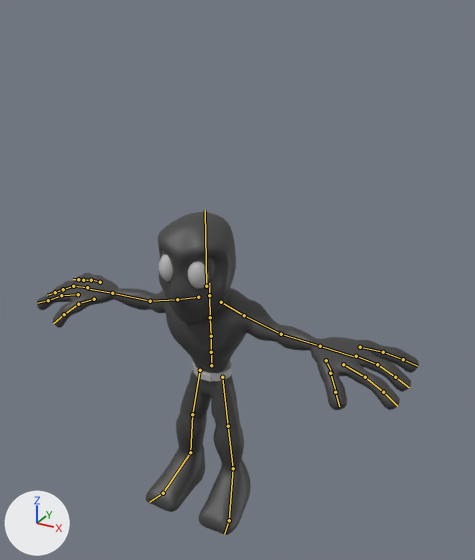
The FBX model Assets/Art/Assets/Player/personaje Elementos.fbx as it was, and as the next commit left it.
Camera for both pictures: a 50 mm lens placed at (0.0592, -0.0978, 0.0676), pointed at (0.0049, 0.0008, 0.0183). The axes (+X, +Y, +Z) are drawn at lower left. The lights are the same throughout. The older version comes first. The bones that change, and the others that lie on the model, are drawn over the model as lines.

Objects in the first picture: 'Cinturon', 'Cuerpo', 'pSphere1', 'pSphere2'.
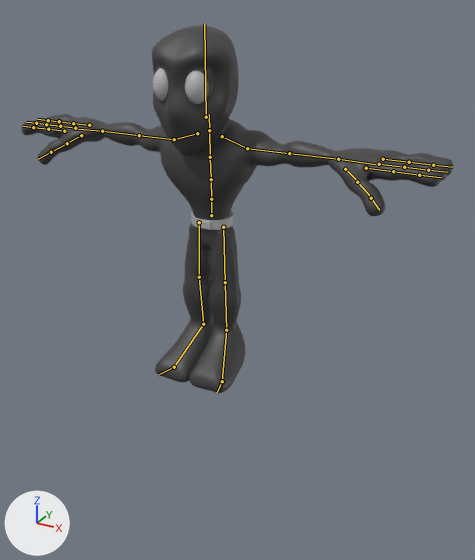
The newer file adds an action. The first version stands in its rest pose; the second is drawn at frame 1 of the action 'Take 001'.

The change in detail:
Bone 'mixamorig:Hips' (bone_mixamorig_hips) moves from (0.0, 0.0, 0.0) to (0.0, 3.1, -0.1).
Bone 'mixamorig:LeftShoulder' (bone_mixamorig_leftshoulder) turns from (0, 0, 0) to (-1, 0, 0) degrees about its own x, y and z.
Bone 'mixamorig:LeftArm' (bone_mixamorig_leftarm) turns from (0, 0, 0) to (-16, 0, 5) degrees about its own x, y and z.
Bone 'mixamorig:LeftForeArm' (bone_mixamorig_leftforearm) turns from (0, 0, 0) to (0, 0, -27) degrees about its own x, y and z.
Bone 'mixamorig:LeftHand' (bone_mixamorig_lefthand) turns from (0, 0, 0) to (-5, 0, 11) degrees about its own x, y and z.
Bone 'mixamorig:LeftHandThumb1' (bone_mixamorig_lefthandthumb1) turns from (0, 0, 0) to (18, 5, -21) degrees about its own x, y and z.
Bone 'mixamorig:LeftHandThumb2' (bone_mixamorig_lefthandthumb2) turns from (0, 0, 0) to (-21, 0, 3) degrees about its own x, y and z.
Bone 'mixamorig:LeftHandThumb3' (bone_mixamorig_lefthandthumb3) turns from (0, 0, 0) to (0, 0, 8) degrees about its own x, y and z.
Bone 'mixamorig:LeftHandIndex1' (bone_mixamorig_lefthandindex1) turns from (0, 0, 0) to (-9, -1, -10) degrees about its own x, y and z.
Bone 'mixamorig:LeftHandIndex2' (bone_mixamorig_lefthandindex2) turns from (0, 0, 0) to (-12, 0, 0) degrees about its own x, y and z.
Bone 'mixamorig:LeftHandMiddle1' (bone_mixamorig_lefthandmiddle1) turns from (0, 0, 0) to (-5, 0, -1) degrees about its own x, y and z.
Bone 'mixamorig:LeftHandMiddle2' (bone_mixamorig_lefthandmiddle2) turns from (0, 0, 0) to (-19, 0, 0) degrees about its own x, y and z.
Bone 'mixamorig:LeftHandRing1' (bone_mixamorig_lefthandring1) turns from (0, 0, 0) to (-8, 1, 21) degrees about its own x, y and z.
Bone 'mixamorig:LeftHandRing2' (bone_mixamorig_lefthandring2) turns from (0, 0, 0) to (-10, 0, 1) degrees about its own x, y and z.
Bone 'mixamorig:RightShoulder' (bone_mixamorig_rightshoulder) turns from (0, 0, 0) to (-1, 0, 0) degrees about its own x, y and z.
Bone 'mixamorig:RightArm' (bone_mixamorig_rightarm) turns from (0, 0, 0) to (-16, -1, -6) degrees about its own x, y and z.
Bone 'mixamorig:RightForeArm' (bone_mixamorig_rightforearm) turns from (0, 0, 0) to (0, 0, 27) degrees about its own x, y and z.
Bone 'mixamorig:RightHand' (bone_mixamorig_righthand) turns from (0, 0, 0) to (-5, 0, -9) degrees about its own x, y and z.
Bone 'mixamorig:RightHandThumb1' (bone_mixamorig_righthandthumb1) turns from (0, 0, 0) to (18, -5, 21) degrees about its own x, y and z.
Bone 'mixamorig:RightHandThumb2' (bone_mixamorig_righthandthumb2) turns from (0, 0, 0) to (-20, 0, -4) degrees about its own x, y and z.
Bone 'mixamorig:RightHandThumb3' (bone_mixamorig_righthandthumb3) turns from (0, 0, 0) to (-8, -2, -8) degrees about its own x, y and z.
Bone 'mixamorig:RightHandIndex1' (bone_mixamorig_righthandindex1) turns from (0, 0, 0) to (-10, 1, 10) degrees about its own x, y and z.
Bone 'mixamorig:RightHandIndex2' (bone_mixamorig_righthandindex2) turns from (0, 0, 0) to (-13, 0, 1) degrees about its own x, y and z.
Bone 'mixamorig:RightHandMiddle1' (bone_mixamorig_righthandmiddle1) turns from (0, 0, 0) to (-6, 0, -1) degrees about its own x, y and z.
Bone 'mixamorig:RightHandMiddle2' (bone_mixamorig_righthandmiddle2) turns from (0, 0, 0) to (-18, 0, 0) degrees about its own x, y and z.
Bone 'mixamorig:RightHandRing1' (bone_mixamorig_righthandring1) turns from (0, 0, 0) to (-9, -2, -21) degrees about its own x, y and z.
Bone 'mixamorig:RightHandRing2' (bone_mixamorig_righthandring2) turns from (0, 0, 0) to (-9, 0, -1) degrees about its own x, y and z.
Bone 'mixamorig:LeftUpLeg' (bone_mixamorig_leftupleg) turns from (0, 0, 0) to (-4, 0, -7) degrees about its own x, y and z.
Bone 'mixamorig:LeftFoot' (bone_mixamorig_leftfoot) turns from (0, 0, 0) to (6, 4, 5) degrees about its own x, y and z.
Bone 'mixamorig:RightUpLeg' (bone_mixamorig_rightupleg) turns from (0, 0, 0) to (-4, 0, 7) degrees about its own x, y and z.
Bone 'mixamorig:RightFoot' (bone_mixamorig_rightfoot) turns from (0, 0, 0) to (6, -4, -5) degrees about its own x, y and z.

What differs and where, as boxes (x1, y1, x2, y2) in the pictures (475 x 560 px):
'Cuerpo', posed (13% wider, 14% taller)
    before: (37, 212, 419, 535)
    after: (22, 25, 453, 393)
'pSphere2', posed (9% wider, 25% taller)
    before: (188, 261, 209, 288)
    after: (185, 70, 208, 104)
'Cinturon', posed (10% wider, 9% shorter)
    before: (193, 361, 232, 382)
    after: (191, 211, 234, 230)
'pSphere1', posed (7% wider, 26% taller)
    before: (159, 255, 173, 281)
    after: (153, 68, 168, 101)
bone 'mixamorig:Hips', root to tip
    before: (211, 365) to (211, 351)
    after: (211, 215) to (211, 199)
bone 'mixamorig:LeftShoulder', root to tip
    before: (221, 302) to (244, 315)
    after: (222, 136) to (247, 148)
bone 'mixamorig:LeftArm', root to tip
    before: (244, 315) to (281, 334)
    after: (247, 148) to (289, 153)
bone 'mixamorig:LeftForeArm', root to tip
    before: (281, 334) to (320, 346)
    after: (289, 153) to (338, 159)
bone 'mixamorig:LeftHand', root to tip
    before: (320, 346) to (353, 356)
    after: (338, 159) to (375, 164)
bone 'mixamorig:LeftHandThumb1', root to tip
    before: (326, 360) to (332, 373)
    after: (345, 169) to (358, 182)
bone 'mixamorig:LeftHandThumb2', root to tip
    before: (330, 373) to (336, 392)
    after: (357, 182) to (371, 197)
bone 'mixamorig:LeftHandThumb3', root to tip
    before: (335, 392) to (339, 406)
    after: (371, 198) to (379, 210)
bone 'mixamorig:LeftHandIndex1', root to tip
    before: (343, 364) to (365, 377)
    after: (366, 168) to (393, 171)
bone 'mixamorig:LeftHandIndex2', root to tip
    before: (365, 377) to (383, 392)
    after: (393, 171) to (419, 175)
bone 'mixamorig:LeftHandMiddle1', root to tip
    before: (356, 356) to (377, 364)
    after: (379, 164) to (404, 167)
bone 'mixamorig:LeftHandMiddle2', root to tip
    before: (377, 364) to (395, 377)
    after: (404, 167) to (428, 170)
bone 'mixamorig:LeftHandRing1', root to tip
    before: (360, 347) to (383, 352)
    after: (383, 159) to (409, 162)
bone 'mixamorig:LeftHandRing2', root to tip
    before: (383, 352) to (403, 359)
    after: (409, 162) to (433, 165)
bone 'mixamorig:RightShoulder', root to tip
    before: (198, 297) to (177, 299)
    after: (197, 133) to (174, 139)
bone 'mixamorig:RightArm', root to tip
    before: (177, 299) to (150, 301)
    after: (174, 139) to (139, 135)
bone 'mixamorig:RightForeArm', root to tip
    before: (150, 301) to (112, 293)
    after: (139, 135) to (102, 131)
bone 'mixamorig:RightHand', root to tip
    before: (112, 293) to (89, 289)
    after: (102, 131) to (77, 129)
bone 'mixamorig:RightHandThumb1', root to tip
    before: (94, 299) to (78, 303)
    after: (81, 135) to (67, 143)
bone 'mixamorig:RightHandThumb2', root to tip
    before: (78, 304) to (64, 314)
    after: (67, 143) to (51, 152)
bone 'mixamorig:RightHandThumb3', root to tip
    before: (64, 314) to (53, 323)
    after: (51, 152) to (38, 159)
bone 'mixamorig:RightHandIndex1', root to tip
    before: (78, 294) to (61, 295)
    after: (64, 131) to (48, 129)
bone 'mixamorig:RightHandIndex2', root to tip
    before: (61, 295) to (48, 300)
    after: (48, 129) to (33, 127)
bone 'mixamorig:RightHandMiddle1', root to tip
    before: (87, 287) to (73, 286)
    after: (75, 128) to (60, 126)
bone 'mixamorig:RightHandMiddle2', root to tip
    before: (73, 286) to (63, 289)
    after: (60, 126) to (46, 124)
bone 'mixamorig:RightHandRing1', root to tip
    before: (100, 282) to (91, 279)
    after: (89, 125) to (73, 123)
bone 'mixamorig:RightHandRing2', root to tip
    before: (91, 280) to (83, 280)
    after: (73, 123) to (58, 121)
bone 'mixamorig:LeftUpLeg', root to tip
    before: (222, 377) to (228, 426)
    after: (223, 227) to (225, 282)
bone 'mixamorig:LeftFoot', root to tip
    before: (233, 468) to (229, 520)
    after: (226, 330) to (222, 381)
bone 'mixamorig:RightUpLeg', root to tip
    before: (200, 370) to (192, 414)
    after: (199, 222) to (199, 277)
bone 'mixamorig:RightFoot', root to tip
    before: (190, 452) to (163, 493)
    after: (203, 324) to (174, 367)
